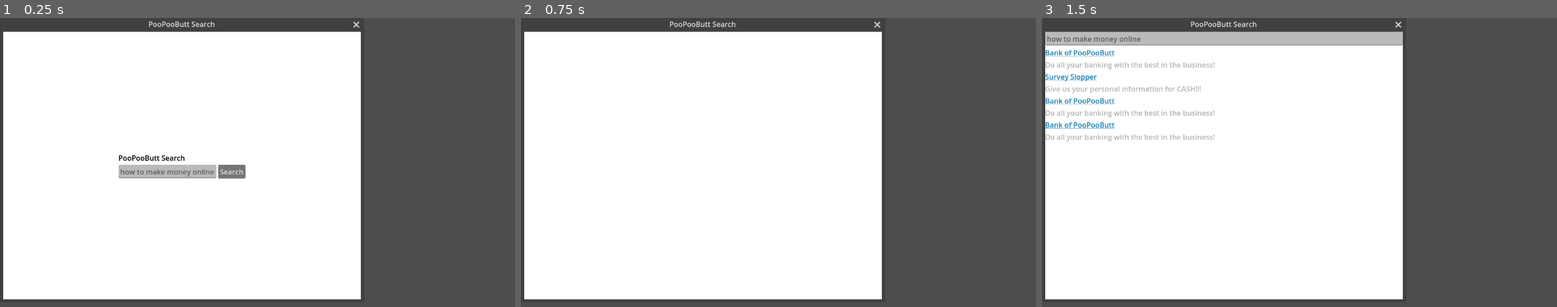
Above: before the commit, frames 1-3 (left to right).
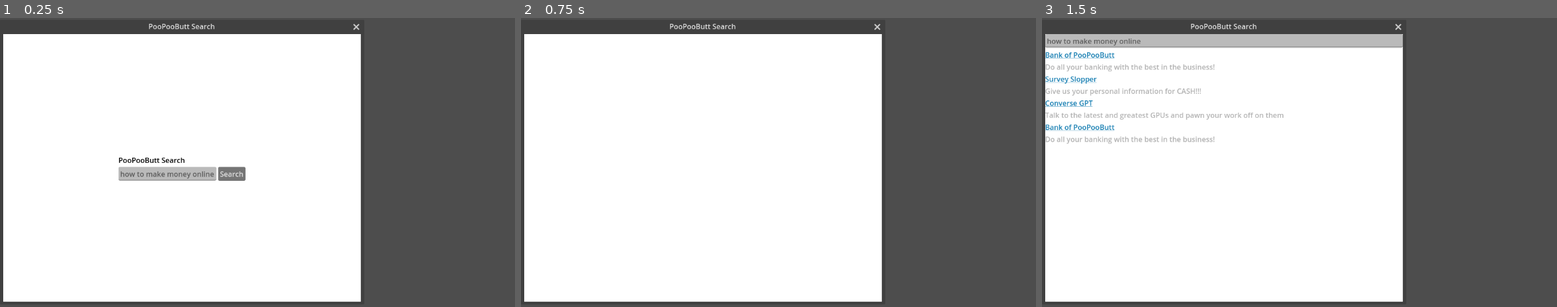
Above: after the commit, the same moments.

Repository: zsmitty2020/SSUFamJam25
Game: Godot game, scene res://Windows/Search/search_window.tscn
Two runs of this game, one before a commit and one after it. Both use one fixed random seed, a clock stepped at 60 frames per second and the inputs below.
Inputs:
- Up to frame 1 (0.25 s): no input
- Up to frame 2 (0.75 s): click "Search" at 0.5 s
- Up to frame 3 (1.5 s): tap Enter at 1.25 s

The runs differ from the first frame. In frame 1, 2.4% of the frame differs, in the area x 0-71%, y 1-99%; in frame 2, 1.4%; in frame 3, 4.8%.

Commit message:
started on conversegpt

Diff:
--- /dev/null
+++ b/ssu-fam-jam-game-godot-project/Windows/Converse/converse_window.gd
@@ -0,0 +1,29 @@
+extends TextureRect
+
+var responses:Array[String] = [
+	"Where's what I think...",
+	"Maybe try this out?",
+	"Oh man...",
+	"Truly I have no idea, here's my best guess",
+	"Oh! I actually know this one!",
+	"That's a thinker for sure, maybe this will work?",
+	"I've had enough."
+]
+
+func _on_converse_window_close_requested() -> void:
+	GlobalData.open_tabs.erase("converse")
+	get_parent().queue_free()
+
+
+func _on_line_edit_text_submitted(new_text: String) -> void:
+	var newchat = Label.new()
+	newchat.text = new_text
+	newchat.add_theme_color_override("font_color", Color(0.65, 0.65, 0.65, 1.0))
+	$CenterContainer/VBoxContainer.add_child(newchat)
+	await get_tree().create_timer(0.5).timeout
+	var response = Label.new()
+	response.text = responses.pick_random()
+	response.add_theme_color_override("font_color", Color(1.0, 1.0, 1.0, 1.0))
+	$CenterContainer/VBoxContainer.add_child(response)
+	$CenterContainer/VBoxContainer.move_child($CenterContainer/VBoxContainer/LineEdit, $CenterContainer/VBoxContainer.get_child_count()-1)
+	$CenterContainer/VBoxContainer/LineEdit.text = ""
--- /dev/null
+++ b/ssu-fam-jam-game-godot-project/Windows/Converse/converse_window.tscn
@@ -0,0 +1,45 @@
+[gd_scene load_steps=4 format=3 uid="uid://klow1figj7wn"]
+
+[ext_resource type="Script" uid="uid://iu35mm22vxhi" path="res://Windows/Converse/converse_window.gd" id="1_mly6f"]
+
+[sub_resource type="Gradient" id="Gradient_c64vf"]
+colors = PackedColorArray(0.36157545, 0.36157548, 0.36157548, 1, 0.36078432, 0.36078432, 0.36078432, 1)
+
+[sub_resource type="GradientTexture1D" id="GradientTexture1D_h50mk"]
+gradient = SubResource("Gradient_c64vf")
+
+[node name="ConverseWindow" type="Window"]
+oversampling_override = 1.0
+position = Vector2i(7, 31)
+size = Vector2i(800, 600)
+
+[node name="ConverseWindow" type="TextureRect" parent="."]
+anchors_preset = 15
+anchor_right = 1.0
+anchor_bottom = 1.0
+grow_horizontal = 2
+grow_vertical = 2
+texture = SubResource("GradientTexture1D_h50mk")
+script = ExtResource("1_mly6f")
+
+[node name="CenterContainer" type="CenterContainer" parent="ConverseWindow"]
+layout_mode = 1
+anchors_preset = 15
+anchor_right = 1.0
+anchor_bottom = 1.0
+grow_horizontal = 2
+grow_vertical = 2
+
+[node name="VBoxContainer" type="VBoxContainer" parent="ConverseWindow/CenterContainer"]
+layout_mode = 2
+
+[node name="Label" type="Label" parent="ConverseWindow/CenterContainer/VBoxContainer"]
+layout_mode = 2
+theme_override_font_sizes/font_size = 26
+text = "ConverseGPT"
+
+[node name="LineEdit" type="LineEdit" parent="ConverseWindow/CenterContainer/VBoxContainer"]
+layout_mode = 2
+
+[connection signal="close_requested" from="." to="ConverseWindow" method="_on_converse_window_close_requested"]
+[connection signal="text_submitted" from="ConverseWindow/CenterContainer/VBoxContainer/LineEdit" to="ConverseWindow" method="_on_line_edit_text_submitted"]
--- a/ssu-fam-jam-game-godot-project/Windows/Search/search_window.gd
+++ b/ssu-fam-jam-game-godot-project/Windows/Search/search_window.gd
@@ -25,3 +25,10 @@
 		var temp = preload("res://Windows/Surveys/survey_window.tscn").instantiate()
 		get_tree().get_root().add_child(temp)
 		GlobalData.open_tabs.append("survey")
+
+
+func _on_converse_meta_clicked(_meta: Variant) -> void:
+	if GlobalData.open_tabs.find("converse")==-1:
+		var temp = preload("res://Windows/Converse/converse_window.tscn").instantiate()
+		get_tree().get_root().add_child(temp)
+		GlobalData.open_tabs.append("converse")
--- a/ssu-fam-jam-game-godot-project/Windows/Search/search_window.tscn
+++ b/ssu-fam-jam-game-godot-project/Windows/Search/search_window.tscn
@@ -11,7 +11,7 @@
 [node name="SearchWindow" type="Window"]
 oversampling_override = 1.0
 title = "PooPooButt Search"
-position = Vector2i(7, 31)
+position = Vector2i(7, 36)
 size = Vector2i(800, 600)
 
 [node name="SearchWindow" type="TextureRect" parent="."]
@@ -111,22 +111,22 @@
 text = "Give us your personal information for CASH!!!"
 fit_content = true
 
-[node name="Item3" type="VBoxContainer" parent="SearchWindow/SearchResults/VBoxContainer"]
+[node name="Converse" type="VBoxContainer" parent="SearchWindow/SearchResults/VBoxContainer"]
 layout_mode = 2
 
-[node name="Url" type="RichTextLabel" parent="SearchWindow/SearchResults/VBoxContainer/Item3"]
+[node name="Url" type="RichTextLabel" parent="SearchWindow/SearchResults/VBoxContainer/Converse"]
 layout_mode = 2
 theme_override_colors/default_color = Color(0.08267499, 0.4922912, 0.6973153, 1)
 bbcode_enabled = true
-text = "[url]Bank of PooPooButt[/url]
+text = "[url]Converse GPT[/url]
 "
 fit_content = true
 
-[node name="Description" type="RichTextLabel" parent="SearchWindow/SearchResults/VBoxContainer/Item3"]
+[node name="Description" type="RichTextLabel" parent="SearchWindow/SearchResults/VBoxContainer/Converse"]
 layout_mode = 2
 theme_override_colors/default_color = Color(0.6941206, 0.6941206, 0.6941205, 1)
 bbcode_enabled = true
-text = "Do all your banking with the best in the business!"
+text = "Talk to the latest and greatest GPUs and pawn your work off on them"
 fit_content = true
 
 [node name="Item4" type="VBoxContainer" parent="SearchWindow/SearchResults/VBoxContainer"]
@@ -151,3 +151,4 @@
 [connection signal="pressed" from="SearchWindow/MainSearchScreen/VBoxContainer/HBoxContainer/Button" to="SearchWindow" method="_on_button_pressed"]
 [connection signal="meta_clicked" from="SearchWindow/SearchResults/VBoxContainer/Bank/Url" to="SearchWindow" method="_on_url_meta_clicked"]
 [connection signal="meta_clicked" from="SearchWindow/SearchResults/VBoxContainer/Survey/Url" to="SearchWindow" method="_on_survey_meta_clicked"]
+[connection signal="meta_clicked" from="SearchWindow/SearchResults/VBoxContainer/Converse/Url" to="SearchWindow" method="_on_converse_meta_clicked"]
Not shown, added: ssu-fam-jam-game-godot-project/Windows/Converse/converse_window.gd.uid
